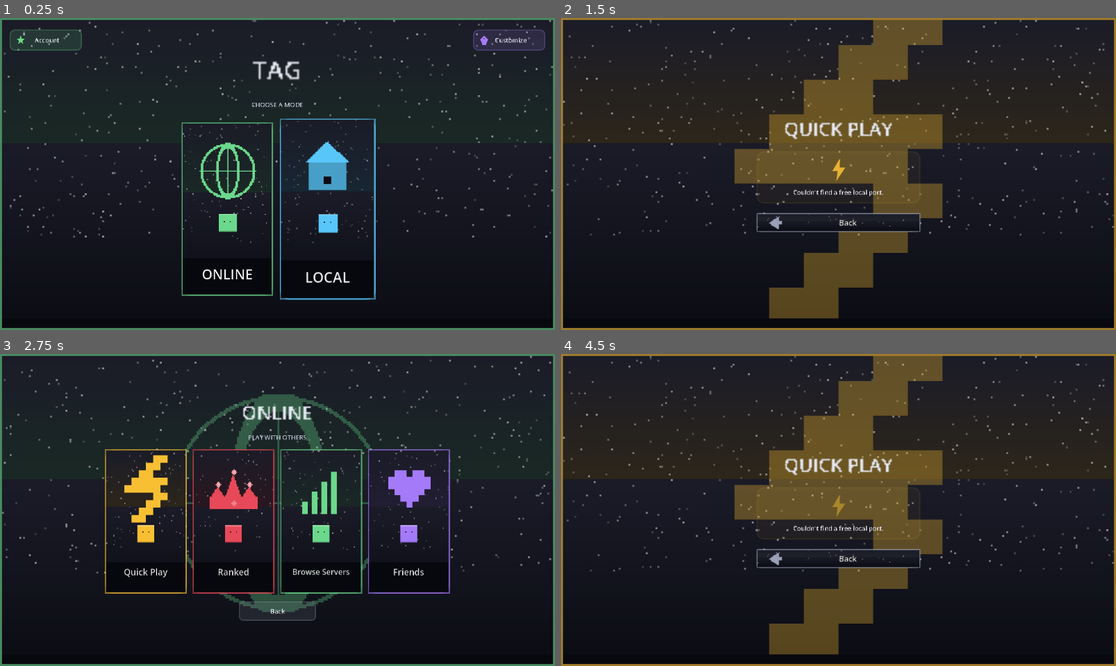
Above: before the commit, frames 1-4 (two rows, left to right).
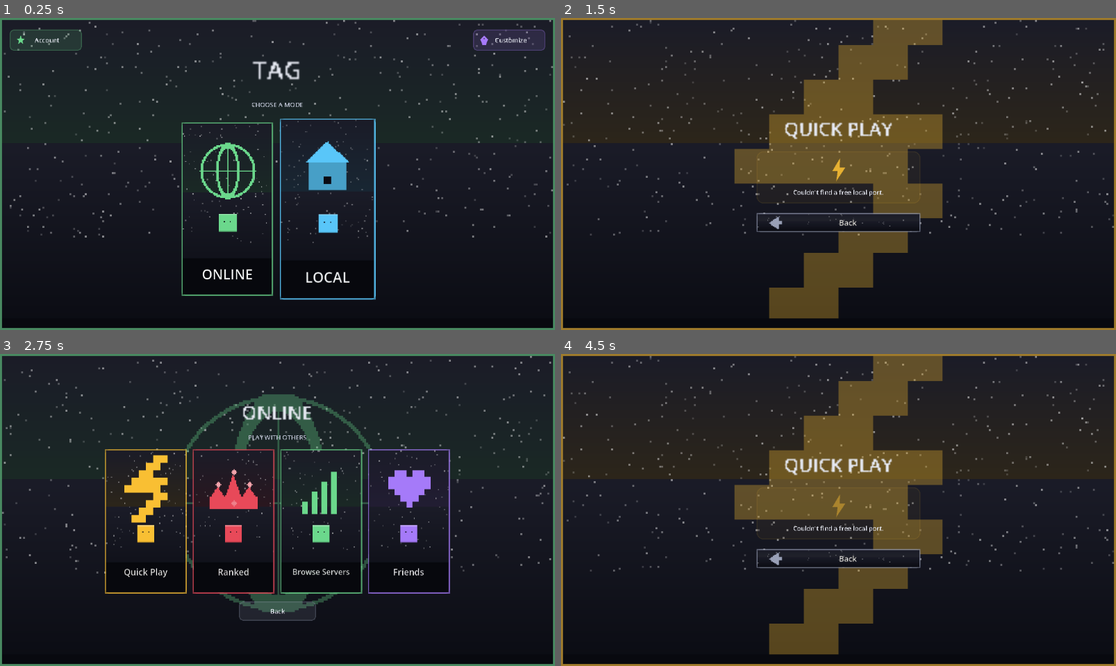
Above: after the commit, the same moments.

Repository: SumDumIdiut/tag
Game: Godot game, scene res://main/bootstrap.tscn
Same seed, same stepped clock (60 frames per second), same inputs: the game is played once before the commit and once after it.
Inputs (mouse positions are in pixels of both pictures, inside the frame that each line leads up to):
- Up to frame 1 (0.25 s): no input
- Up to frame 2 (1.5 s): click (788, 208) at 0.52 s; click (705, 186) at 1.25 s
- Up to frame 3 (2.75 s): click (277, 559) at 2 s
- Up to frame 4 (4.5 s): click (705, 522) at 2.75 s; tap Enter at 3.5 s; move the mouse to (960, 494) at 3.52 s; hold D (move_right) 3.53-4.25 s; hold K (climb) 3.53-4.25 s; click (960, 494) at 3.67 s; tap Space (jump) at 3.77, 4.25 s; drag from (727, 525) to (810, 572) at 4.27 s

The runs differ from the first frame. In frame 1, less than 0.1% of the frame differs, in the area x 1-99%, y 4-91%; in frame 2, less than 0.1%; in frame 3, less than 0.1%; in frame 4, less than 0.1%.

Commit message:
Sprite-based chrome: buttons/panels/sliders are real 9-patch art, not runtime StyleBoxFlat
Closes out the last remaining runtime-generated UI visual: every button's
and panel's rounded-border box, and the slider groove/fill, were plain
StyleBoxFlat resources built at runtime with no image involved at all.

- New tools/build_chrome_art.gd bakes 4 white-on-transparent 9-patch
  source PNGs (button, panel, slider_groove, slider_fill) via pure Image
  pixel math (hard-edged rounded-rect + border-region SDF, no
  antialiasing -- matches the project's existing pixel-art convention).
- ui_style.gd's button_box()/panel_box()/style_slider() now try a baked
  StyleBoxTexture first (fixed-width texture_margin borders, stretchy
  middle -- the same 9-patch technique already proven this session for
  LineEdit fields via apply_field_art()), falling back to the original
  StyleBoxFlat code untouched if the art is missing. Button/panel bake
  their border region at full alpha and fill at a fixed 0.4 ratio of it,
  chosen because modulating the whole image by the target border_alpha
  alone reproduces the real normal/hover/pressed alpha pairs (0.14/0.35,
  0.26/0.75, 0.4/1.0) almost exactly -- no per-color/per-state baking
  needed. Slider groove/fill are simpler (flat baked alpha, no
  border/fill split) since neither ever varied per state.
- Confirmed via the existing call-site audit that all ~58 button_box/
  panel_box call sites just pass the result into add_theme_stylebox_override
  with no post-call mutation, so this upgrades every screen automatically
  with zero per-screen edits.

Verified via real screenshots across screens with very different
button/panel sizes (main_menu's large mode buttons + small corner
buttons, friends_menu's very wide Back button which had a real
distortion bug earlier this session with a different stretch technique,
local_menu's sliders, online_menu's 4 mixed-size bars, login_screen, and
the new map_vote_popup's atypically high-opacity panel) -- no distortion
or stretching artifacts at any size.

Part 1 of the larger UI/art rebuild plan (see the approved plan for full
context: chrome sprites -> Art Tool reorg -> navigation redesign).

Diff:
--- /dev/null
+++ b/game/tools/build_chrome_art.gd
@@ -0,0 +1,105 @@
+extends Node
+
+# Bakes the last remaining runtime-generated UI visuals -- every button's
+# and panel's rounded-border box, and the slider groove/fill -- into real
+# 9-patch PNG source images, so UIStyle.button_box()/panel_box()/
+# style_slider() can render them via StyleBoxTexture (fixed-width border
+# pixels, stretchy middle -- the exact technique this session already
+# proved for LineEdit fields in apply_field_art()) instead of generating a
+# StyleBoxFlat at runtime. "Nothing made at runtime" per the project's own
+# established rule -- these are the pixel-art foundation ui_style.gd's
+# art-first rewrite loads from disk.
+#
+# Painted flat white on transparent (button/panel) so ONE shared image
+# covers every accent color via StyleBoxTexture.modulate_color at
+# runtime, same "paint white, retint via modulate" convention
+# build_icon_atlas.gd established. Button/panel bake the border region at
+# full alpha and the fill region at a fixed ratio (0.4) of it -- chosen
+# because it reproduces UIStyle's real normal/hover/pressed alpha pairs
+# (0.14/0.35, 0.26/0.75, 0.4/1.0) almost exactly when the whole image is
+# then modulated by the target border_alpha alone (fill_alpha comes out
+# to border_alpha*0.4, matching two of the three states exactly and the
+# third within ~0.04, imperceptible at these sizes).
+#
+# Run via:
+#   godot --headless --path . res://tools/build_chrome_art.tscn
+# Pure Image pixel math (no _draw()/SubViewport capture needed, unlike
+# build_icon_atlas.gd/build_procedural_sprites.gd) -- safe headless.
+
+const OUT_DIR := "res://assets/icons/chrome"
+
+const BUTTON_SIZE := 32
+const BUTTON_RADIUS := 10
+const BUTTON_BORDER := 2
+
+const PANEL_SIZE := 40
+const PANEL_RADIUS := 14
+const PANEL_BORDER := 2
+
+const FILL_RATIO := 0.4
+
+const SLIDER_W := 20
+const SLIDER_H := 14
+const SLIDER_RADIUS := 4
+# Matches style_slider()'s real groove color exactly (flat black, not
+# accent-tinted) -- baked in directly, no runtime modulate needed.
+const GROOVE_COLOR := Color(0, 0, 0, 0.35)
+# Matches style_slider()'s real fill alpha (0.9) -- baked in white at that
+# exact alpha; only the RGB gets tinted per accent color at runtime.
+const FILL_ALPHA := 0.9
+
+func _ready() -> void:
+	DirAccess.make_dir_recursive_absolute(ProjectSettings.globalize_path(OUT_DIR))
+
+	_make_border_fill_chrome(BUTTON_SIZE, BUTTON_SIZE, BUTTON_RADIUS, BUTTON_BORDER, FILL_RATIO).save_png("%s/button.png" % OUT_DIR)
+	print("baked chrome: button")
+
+	_make_border_fill_chrome(PANEL_SIZE, PANEL_SIZE, PANEL_RADIUS, PANEL_BORDER, FILL_RATIO).save_png("%s/panel.png" % OUT_DIR)
+	print("baked chrome: panel")
+
+	_make_flat_rounded(SLIDER_W, SLIDER_H, SLIDER_RADIUS, GROOVE_COLOR).save_png("%s/slider_groove.png" % OUT_DIR)
+	print("baked chrome: slider_groove")
+
+	_make_flat_rounded(SLIDER_W, SLIDER_H, SLIDER_RADIUS, Color(1, 1, 1, FILL_ALPHA)).save_png("%s/slider_fill.png" % OUT_DIR)
+	print("baked chrome: slider_fill")
+
+	print("BUILD_CHROME_ART_DONE")
+	get_tree().quit()
+
+## Standard rounded-rect "inside" test: qx/qy measure how far px,py is
+## outside the straight-edged core rect [r, w-r] x [r, h-r] in each axis
+## (0 if within that range); a pixel is inside the rounded rect if that
+## remaining offset is within radius r of the nearest corner.
+func _rounded_rect_inside(px: float, py: float, w: float, h: float, r: float) -> bool:
+	if r <= 0.0:
+		return px >= 0.0 and px < w and py >= 0.0 and py < h
+	var qx: float = maxf(0.0, maxf(r - px, px - (w - r)))
+	var qy: float = maxf(0.0, maxf(r - py, py - (h - r)))
+	return qx * qx + qy * qy <= r * r
+
+## Border region (alpha=1.0) surrounding a fill region (alpha=fill_ratio),
+## both white -- the border ring is the outer rounded rect minus the same
+## shape inset by `border` pixels on every side (radius shrunk to match).
+func _make_border_fill_chrome(w: int, h: int, radius: int, border: int, fill_ratio: float) -> Image:
+	var img := Image.create(w, h, false, Image.FORMAT_RGBA8)
+	img.fill(Color(0, 0, 0, 0))
+	var inner_r: float = maxf(float(radius - border), 0.0)
+	for y in h:
+		for x in w:
+			var px := x + 0.5
+			var py := y + 0.5
+			if not _rounded_rect_inside(px, py, w, h, radius):
+				continue
+			var is_inner := _rounded_rect_inside(px - border, py - border, w - border * 2, h - border * 2, inner_r)
+			var a: float = fill_ratio if is_inner else 1.0
+			img.set_pixel(x, y, Color(1, 1, 1, a))
+	return img
+
+func _make_flat_rounded(w: int, h: int, radius: int, color: Color) -> Image:
+	var img := Image.create(w, h, false, Image.FORMAT_RGBA8)
+	img.fill(Color(0, 0, 0, 0))
+	for y in h:
+		for x in w:
+			if _rounded_rect_inside(x + 0.5, y + 0.5, w, h, radius):
+				img.set_pixel(x, y, color)
+	return img
--- /dev/null
+++ b/game/tools/build_chrome_art.tscn
@@ -0,0 +1,6 @@
+[gd_scene load_steps=2 format=3]
+
+[ext_resource type="Script" path="res://tools/build_chrome_art.gd" id="1"]
+
+[node name="BuildChromeArt" type="Node"]
+script = ExtResource("1")
--- a/game/ui/ui_style.gd
+++ b/game/ui/ui_style.gd
@@ -98,7 +98,44 @@
 		return load(art_path)
 	return null
 
-static func button_box(color: Color, bg_alpha: float, border_alpha: float, radius: int = 10) -> StyleBoxFlat:
+const CHROME_DIR := "res://assets/icons/chrome"
+
+## Loads a baked 9-patch chrome sprite (see tools/build_chrome_art.gd) as a
+## StyleBoxTexture, or null if it's missing -- same "art first, procedural
+## StyleBoxFlat fallback" rule apply_bar_art()/apply_field_art() already
+## follow. `texture_margin` keeps the border/corner pixels a fixed
+## on-screen size while the middle stretches to whatever size the caller's
+## real button/panel/slider ends up at (the same technique
+## apply_field_art() already proved for LineEdit fields). `modulate`
+## carries both the accent color AND the target alpha -- see
+## build_chrome_art.gd's header comment for why a single alpha scalar on
+## the whole baked image reproduces button_box()'s real per-state
+## border/fill alpha pairs almost exactly.
+static func _chrome_stylebox(kind: String, modulate: Color, texture_margin: float) -> StyleBoxTexture:
+	var tex: Texture2D = GameAssetOverrides.load_override_texture(GameAssetOverrides.bar_override_path("chrome", kind))
+	if not tex:
+		var path := "%s/%s.png" % [CHROME_DIR, kind]
+		if ResourceLoader.exists(path):
+			tex = load(path)
+	if not tex:
+		return null
+	var box := StyleBoxTexture.new()
+	box.texture = tex
+	box.texture_margin_left = texture_margin
+	box.texture_margin_top = texture_margin
+	box.texture_margin_right = texture_margin
+	box.texture_margin_bottom = texture_margin
+	box.modulate_color = modulate
+	return box
+
+static func button_box(color: Color, bg_alpha: float, border_alpha: float, radius: int = 10) -> StyleBox:
+	var chrome := _chrome_stylebox("button", Color(color.r, color.g, color.b, border_alpha), 12.0)
+	if chrome:
+		chrome.content_margin_left = 16.0
+		chrome.content_margin_top = 10.0
+		chrome.content_margin_right = 16.0
+		chrome.content_margin_bottom = 10.0
+		return chrome
 	var box := StyleBoxFlat.new()
 	box.bg_color = Color(color.r, color.g, color.b, bg_alpha)
 	box.border_width_left = 2
@@ -168,24 +205,35 @@
 ## and the grabber keeps its full accent color with a dark ring around it
 ## (not lightened) so it stays visually distinct at a glance.
 static func style_slider(slider: HSlider, color: Color) -> void:
-	var groove := StyleBoxFlat.new()
-	groove.bg_color = Color(0, 0, 0, 0.35)
-	groove.corner_radius_top_left = 4
-	groove.corner_radius_top_right = 4
-	groove.corner_radius_bottom_right = 4
-	groove.corner_radius_bottom_left = 4
-	groove.content_margin_top = 4.0
-	groove.content_margin_bottom = 4.0
+	# Baked at exactly the groove's real flat black/0.35 alpha (see
+	# tools/build_chrome_art.gd) -- no accent color involved, so modulate
+	# is a pure white no-op, just carrying the texture through untouched.
+	var groove: StyleBox = _chrome_stylebox("slider_groove", Color(1, 1, 1, 1), 5.0)
+	if not groove:
+		var groove_flat := StyleBoxFlat.new()
+		groove_flat.bg_color = Color(0, 0, 0, 0.35)
+		groove_flat.corner_radius_top_left = 4
+		groove_flat.corner_radius_top_right = 4
+		groove_flat.corner_radius_bottom_right = 4
+		groove_flat.corner_radius_bottom_left = 4
+		groove_flat.content_margin_top = 4.0
+		groove_flat.content_margin_bottom = 4.0
+		groove = groove_flat
 	slider.add_theme_stylebox_override("slider", groove)
 
-	var fill := StyleBoxFlat.new()
-	fill.bg_color = Color(color.r, color.g, color.b, 0.9)
-	fill.corner_radius_top_left = 4
-	fill.corner_radius_top_right = 4
-	fill.corner_radius_bottom_right = 4
-	fill.corner_radius_bottom_left = 4
-	fill.content_margin_top = 4.0
-	fill.content_margin_bottom = 4.0
+	# Baked white at the real 0.9 alpha -- modulate's RGB tints it to the
+	# accent color, its alpha of 1.0 leaves the baked 0.9 untouched.
+	var fill: StyleBox = _chrome_stylebox("slider_fill", Color(color.r, color.g, color.b, 1.0), 5.0)
+	if not fill:
+		var fill_flat := StyleBoxFlat.new()
+		fill_flat.bg_color = Color(color.r, color.g, color.b, 0.9)
+		fill_flat.corner_radius_top_left = 4
+		fill_flat.corner_radius_top_right = 4
+		fill_flat.corner_radius_bottom_right = 4
+		fill_flat.corner_radius_bottom_left = 4
+		fill_flat.content_margin_top = 4.0
+		fill_flat.content_margin_bottom = 4.0
+		fill = fill_flat
 	slider.add_theme_stylebox_override("grabber_area", fill)
 	slider.add_theme_stylebox_override("grabber_area_highlight", fill)
 
@@ -233,7 +281,14 @@
 ## A translucent bordered panel background -- used for roster lists, server
 ## lists, cards, and other content wells that need to visually separate
 ## from the backdrop without competing with buttons for attention.
-static func panel_box(color: Color = COLOR_NEUTRAL, bg_alpha: float = 0.05, border_alpha: float = 0.12, radius: int = 14) -> StyleBoxFlat:
+static func panel_box(color: Color = COLOR_NEUTRAL, bg_alpha: float = 0.05, border_alpha: float = 0.12, radius: int = 14) -> StyleBox:
+	var chrome := _chrome_stylebox("panel", Color(color.r, color.g, color.b, border_alpha), 16.0)
+	if chrome:
+		chrome.content_margin_left = 14.0
+		chrome.content_margin_top = 14.0
+		chrome.content_margin_right = 14.0
+		chrome.content_margin_bottom = 14.0
+		return chrome
 	var box := StyleBoxFlat.new()
 	box.bg_color = Color(color.r, color.g, color.b, bg_alpha)
 	box.border_width_left = 2
Binary file added: game/assets/icons/chrome/button.png
Binary file added: game/assets/icons/chrome/panel.png
Binary file added: game/assets/icons/chrome/slider_fill.png
Binary file added: game/assets/icons/chrome/slider_groove.png
Not shown, added: game/tools/build_chrome_art.gd.uid
